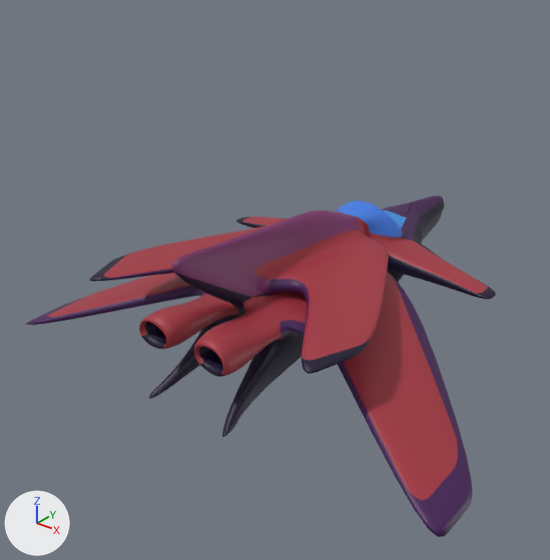
The Blender file Spaceship.blend as it was, and as the next commit left it.
Rendered twice from a camera (50 mm lens) standing at (20.3, -44.3, 17.4) and looking at (1.0, -20.2, 2.4). Lighting does not change. The marker at lower left points along +X, +Y and +Z.

In view in the first picture: 'Ship'.
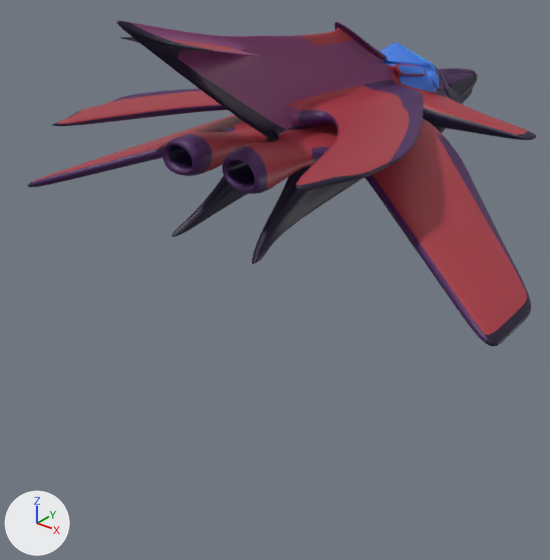
Boxes (x1, y1, x2, y2) around the edits, measured in the pictures (550 x 560 px):
```json
{"object": "Ship", "change": "reshaped, moved", "before": [26, 196, 496, 537], "after": [27, 21, 536, 346], "on screen": "8% wider"}
{"part": 1, "of": "me_cube", "change": "built on", "before": [90, 196, 450, 374], "after": [29, 21, 530, 343]}
{"part": 2, "of": "me_cube", "change": "recoloured", "before": [26, 297, 473, 537], "after": [27, 183, 531, 346]}
{"part": 3, "of": "me_cube", "change": "recoloured", "before": [391, 276, 423, 325], "after": [430, 123, 447, 140]}
{"part": 4, "of": "me_cube", "change": "recoloured", "before": [142, 333, 226, 377], "after": [165, 161, 264, 194]}
{"part": 5, "of": "me_cube", "change": "recoloured", "before": [139, 224, 389, 376], "after": [163, 80, 423, 191]}
```

The change, as JSON lines over the scene's bpy script:
```json
{"block": "me_cube", "where": "# used by ob_ship; location = (2.15, -14.94, 3.19); rotation_euler = (0.0, -3.138, 0.0), in degrees (0, -180, 0)"}
{"op": "remove", "block": "me_cube", "code": "me_cube.from_pydata(...)  # 236 vertices, 214 faces; spans x -11.3..0.1, y -16.8..8.2, z -5.2..6.0"}
{"op": "add", "block": "me_cube", "code": "me_cube.from_pydata(...)  # 581 vertices, 547 faces; spans x -11.3..0.0, y -16.8..9.5, z -5.2..6.0"}
{"block": "me_cube", "change": "me_cube part 1: 13 vertices moved from x -6.8..0.0, y -11.4..8.2, z -1.5..0.1 to x -4.9..0.0, y -8.6..8.2, z -1.5..0.1; 13 vertices removed from x -7.4..0.1, y -13.5..8.2, z -2.2..1.5; 358 vertices added at x -9.8..0.0, y -16.8..9.5, z -5.2..4.9"}
{"block": "me_cube", "change": "me_cube part 2: 3 faces spanning x -11.3, y -13.0..-9.5, z 3.4..3.9 switch from mat_material_001 (dark purple #451857) to mat_material_002 (dark purple #15042d)"}
{"block": "me_cube", "change": "me_cube part 3: 1 face spanning x -5.2..-3.2, y -3.0..-2.3, z 0.1..1.5 switches from mat_material_001 (dark purple #451857) to mat_material_004 (red #a43340)"}
{"block": "me_cube", "change": "me_cube part 4: 1 face spanning x -2.5..-0.7, y -13.2..-11.5, z 0.7..1.6 switches from mat_material_002 (dark purple #15042d) to mat_material_001 (dark purple #451857)"}
{"block": "me_cube", "change": "me_cube part 5: 6 faces spanning x -3.4..0.0, y -13.4..-1.0, z -0.9..1.6 switch from mat_material_004 (red #a43340) to mat_material_001 (dark purple #451857)"}
{"op": "set", "path": "ob_ship.location", "old": "(2.15, -14.94, 3.19)", "new": "(2.27, -13.24, 9.78)"}
```
